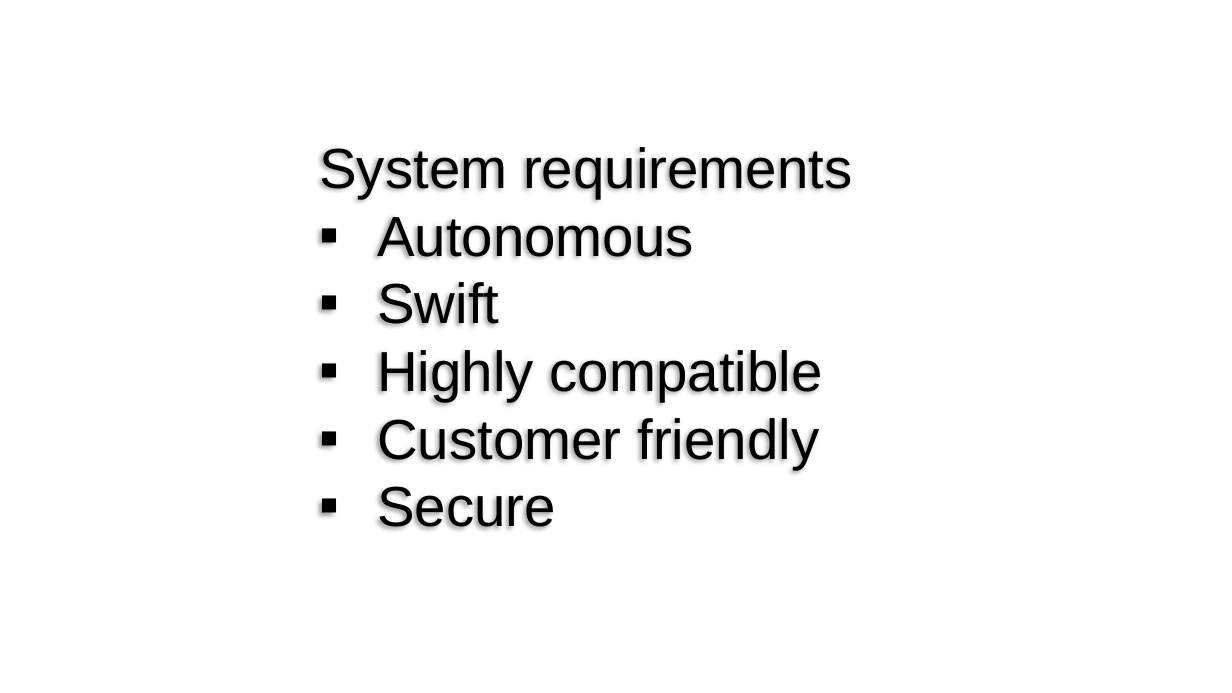
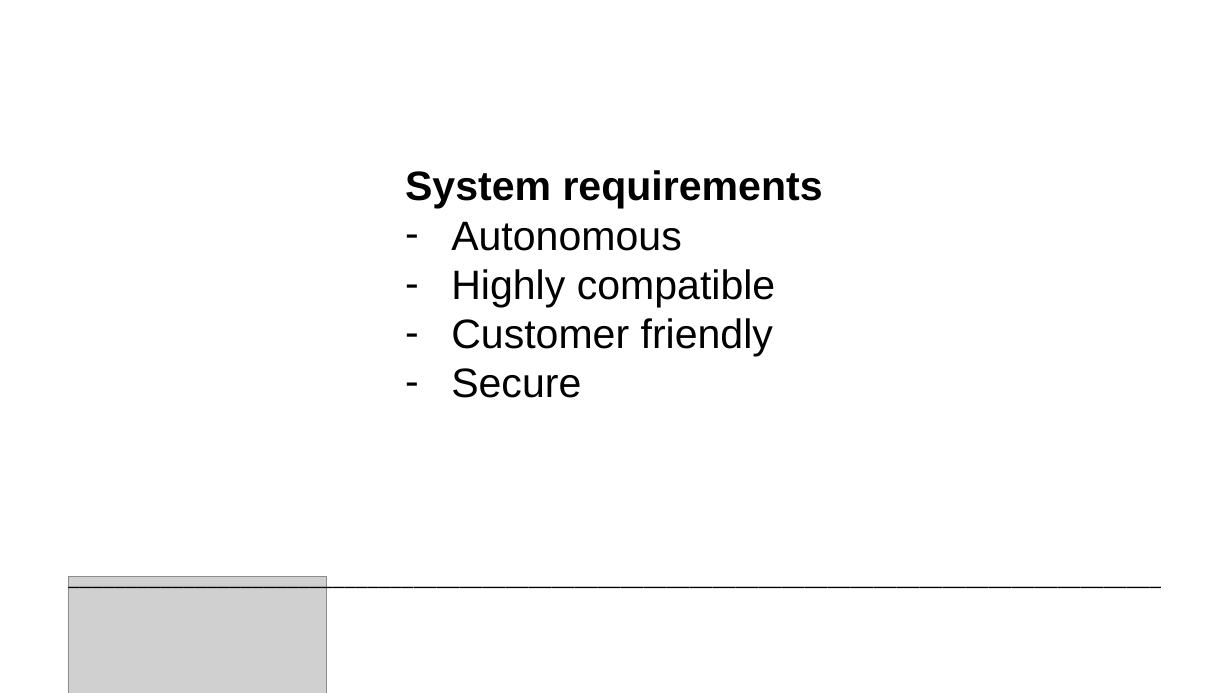
Before and after one commit to ivolvanov/airios-climate-control, a slide deck: slide 4 of docs/SprintDemo/FinalPresentation.pptx (slide 3 before the commit). Drawn at 1232x693 pixels with LibreOffice and Linux fonts; fonts in the diff are those of the drawing; grey boxes stand for pictures; background and template pictures are left out. Boxes give left, top, right and bottom in pixels: in the first picture for what was removed or moved away, otherwise in the second. Text is boxed around its words. In the diff, an @@ line names an element or a change of style, - is before the commit and + after.

```diff
--- a/docs/SprintDemo/FinalPresentation.pptx
+++ b/docs/SprintDemo/FinalPresentation.pptx
@@ text "System requirements": place and size @@
-text "System requirements" at (319,147,852,529)
+text "System requirements" at (405,170,823,398)
@@ text "System requirements" at (405,170,823,398): size 44 to 32 pt; bold on in "System requirements"; bullet ▪ to - @@
@@ text at (377,282,499,325): paragraph removed @@
-▪ Swift
@@ text added at (59,558,1232,595), 18 pt, text #000000 @@
+_______________________________________________________________________________________________
@@ picture added at (68,577,326,693) @@
```
Also in this commit, not shown: 7 other slides changed, 3 slides added, 2 slides removed.
